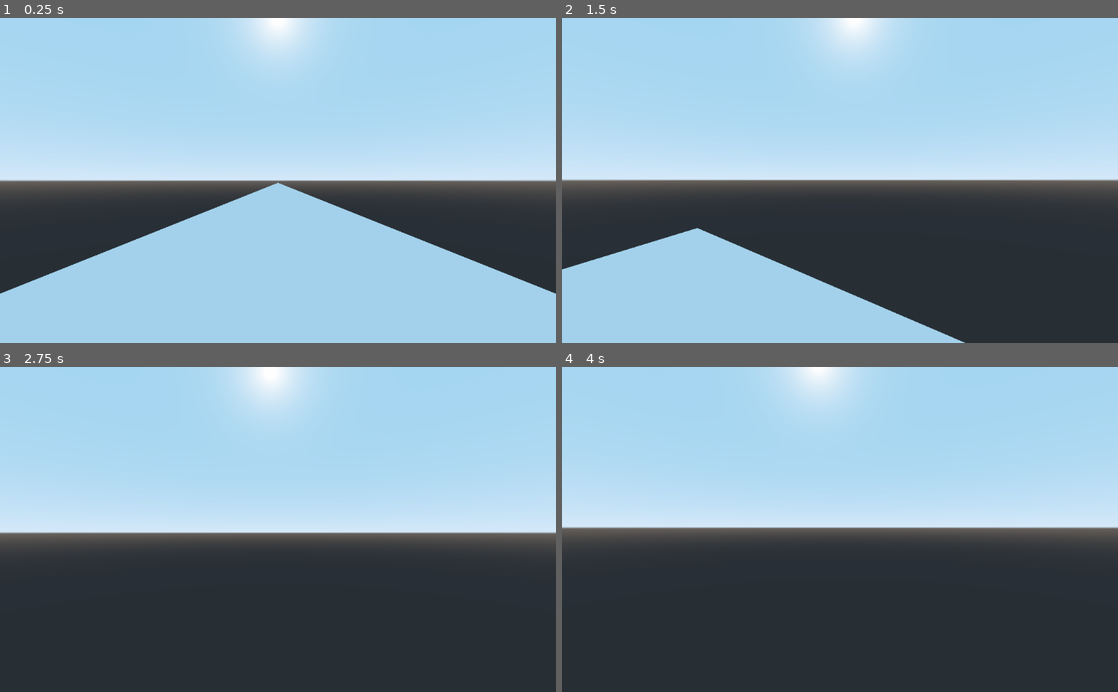
Above: before the commit, frames 1-4 (two rows, left to right).
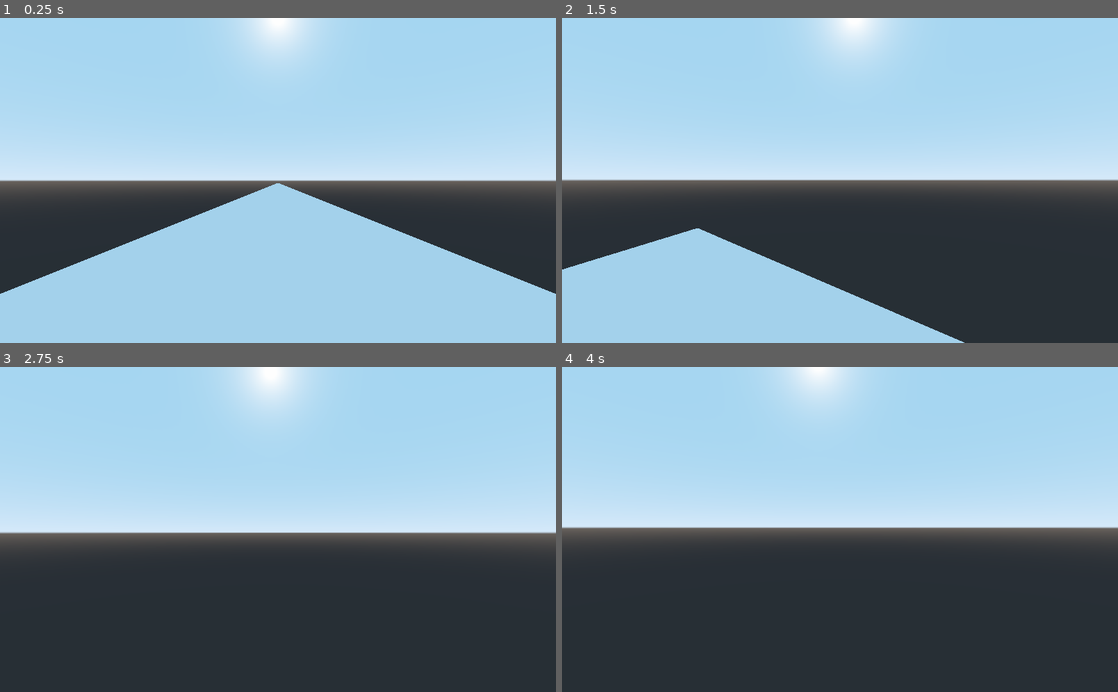
Above: after the commit, the same moments.

Repository: kb173/godot-volumetric-clouds
Game: Godot game, scene res://World.tscn
Same seed, same stepped clock (60 frames per second), same inputs: the game is played once before the commit and once after it.
Inputs (mouse positions are in pixels of both pictures, inside the frame that each line leads up to):
- Up to frame 1 (0.25 s): no input
- Up to frame 2 (1.5 s): tap Enter at 0.5 s; move the mouse to (867, 180) at 0.52 s; hold W (move_forward) from 0.53 s (still down); move the mouse to (812, 180) at 1.27 s
- Up to frame 3 (2.75 s): keep holding W (move_forward); tap Space at 2 s; move the mouse to (289, 523) at 2.02 s
- Up to frame 4 (4 s): keep holding W (move_forward); tap Enter at 2.75 s; move the mouse to (834, 536) at 2.77 s; tap Space at 3.5 s; move the mouse to (878, 532) at 3.52 s

The runs differ from the first frame. In frame 1, 0.2% of the frame differs, in the area x 0-100%, y 50-85%; in frame 2, 0.1%; in frame 3, less than 0.1%; in frame 4, less than 0.1%.

Commit message:
Switch to MeshInstance shader

Diff:
--- /dev/null
+++ b/CloudRenderer.gd
@@ -0,0 +1,9 @@
+extends MeshInstance
+
+
+onready var _camera = get_parent()
+
+
+func _process(delta: float) -> void:
+	get_surface_material(0).set_shader_param("global_transform", _camera.get_global_transform())
+	get_surface_material(0).set_shader_param("fov", _camera.fov)
--- a/MouseLookCamera.gd
+++ b/MouseLookCamera.gd
@@ -1,7 +1,7 @@
 extends Spatial
 
 
-onready var _head = get_node("Viewport/Head")
+onready var _head = get_node("Head")
 onready var _camera = _head.get_node("Camera")
 
 const MOUSE_SENSITIVITY = 0.07
--- a/RaymarchingCloudsCamera.shader
+++ b/RaymarchingCloudsCamera.shader
@@ -77,7 +77,7 @@
 	vec3 direction = get_ray_direction(1.0 / SCREEN_PIXEL_SIZE, UV);
 
 	// Draw the camera's view
-    COLOR = texture(camera_view, SCREEN_UV);
+    COLOR = texture(SCREEN_TEXTURE, SCREEN_UV);
 
 	// March forward
 	float distance_to_camera = 0.0f;
--- a/ScreenTexture.gd
+++ /dev/null
@@ -1,15 +0,0 @@
-extends ColorRect
-
-
-export(NodePath) var camera_path
-
-var _camera
-
-
-func _ready():
-	_camera = get_node(camera_path)
-
-
-func _process(delta: float) -> void:
-	material.set_shader_param("global_transform", _camera.get_global_transform())
-	material.set_shader_param("fov", _camera.fov)
--- a/World.tscn
+++ b/World.tscn
@@ -2,8 +2,7 @@
 
 [ext_resource path="res://addons/shader_procedural_textures/Worley_texture.tscn" type="PackedScene" id=1]
 [ext_resource path="res://MouseLookCamera.gd" type="Script" id=2]
-[ext_resource path="res://RaymarchingCloudsCamera.shader" type="Shader" id=3]
-[ext_resource path="res://ScreenTexture.gd" type="Script" id=4]
+[ext_resource path="res://CloudRenderer.gd" type="Script" id=3]
 
 [sub_resource type="ProceduralSky" id=1]
 
@@ -11,30 +10,142 @@
 background_mode = 2
 background_sky = SubResource( 1 )
 
-[sub_resource type="ViewportTexture" id=3]
-viewport_path = NodePath("CameraControl/Viewport")
+[sub_resource type="QuadMesh" id=3]
+size = Vector2( 2, 2 )
 
-[sub_resource type="ViewportTexture" id=4]
+[sub_resource type="Shader" id=4]
+code = "shader_type spatial;
+render_mode unshaded;
+
+uniform sampler2D camera_view;
+uniform sampler2D worley;
+
+uniform float worley_uv_scale = 0.0001;
+uniform float depth = 128.0;
+
+uniform int num_steps = 1024;
+uniform float step_length = 10.0;
+
+uniform mat4 global_transform;
+
+varying vec3 offset;
+varying vec3 vertex_pos;
+varying vec3 start_direction;
+varying mat4 CAMERA;
+
+uniform float fov;
+uniform vec3 front = vec3(1.0, 0.0, 0.0);
+uniform vec3 up = vec3(0.0, 1.0, 0.0);
+
+uniform float cloud_begin = 2000.0;
+uniform float cloud_end = 5000.0;
+
+vec4 texture3d(sampler2D p_texture, vec3 p_uvw) {
+	vec3 mod_uvw = mod(p_uvw  * worley_uv_scale + offset, 1.0);
+
+	float fd = mod_uvw.z * depth;
+	float fz = floor(fd);
+
+	vec2 uv1 = vec2(mod_uvw.x, (mod_uvw.y + fz) / depth);
+	vec2 uv2 = vec2(mod_uvw.x, mod((mod_uvw.y + fz + 1.0) / depth, 1.0));
+
+	vec4 col1 = texture(p_texture, uv1);
+	vec4 col2 = texture(p_texture, uv2);
+
+	return mix(col1, col2, fd - fz);
+}
+
+float cloud_density(vec3 p_pos) {
+	vec4 density_in_texture = texture3d(worley, p_pos);
+
+	// join our octaves
+	float value = density_in_texture.r + (0.5 * density_in_texture.g) + (0.25 * density_in_texture.b);
+
+	// inverse and clamp
+	value = clamp(1.0 - value, 0.0, 1.0);
+
+	return value;
+}
+
+// Adapted from https://github.com/PLUkraine/raymarching-godot
+vec3 get_ray_direction(vec2 resolution, vec2 uv)
+{
+	float aspect = resolution.x / resolution.y;
+	float fov2 = radians(fov) / 2.0;
+
+	// convert coordinates from [0, 1] to [-1, 1]
+	// and invert y axis to flow from bottom to top
+	vec2 screenCoord = (uv - 0.5) * 2.0;
+	screenCoord.x *= aspect;
+	screenCoord.y = -screenCoord.y;
+
+	vec2 offsets = screenCoord * tan(fov2);
+
+	vec3 rayFront = -normalize(global_transform[2].xyz);
+	vec3 rayRight = normalize(cross(rayFront, normalize(global_transform[1].xyz)));
+	vec3 rayUp = cross(rayRight, rayFront);
+	vec3 rayDir = rayFront + rayRight * offsets.x + rayUp * offsets.y;
+
+	return normalize(rayDir);
+}
+
+void vertex() {
+	POSITION = vec4(VERTEX, 1.0);
+	CAMERA = CAMERA_MATRIX;
+}
+
+void fragment() {
+	float screen_depth = texture(DEPTH_TEXTURE, SCREEN_UV).x;
+	vec3 ndc = vec3(SCREEN_UV, screen_depth) * 2.0 - 1.0;
+	vec4 view = INV_PROJECTION_MATRIX * vec4(ndc, 1.0);
+	view.xyz /= view.w;
+	float linear_depth = -view.z;
+
+	vec4 world = CAMERA * INV_PROJECTION_MATRIX * vec4(ndc, 1.0);
+	vec3 world_position = world.xyz / world.w;
+
+	vec3 start_position = CAMERA[3].xyz * step_length;
+	vec3 direction = get_ray_direction(vec2(1024.0, 600.0), UV);
+
+	// March forward
+	float distance_to_camera = 0.0f;
+	vec3 cloud_color = vec3(1.0, 1.0, 1.0);
+	float cloud_alpha = 0.0f;
+
+	for (int i = 0; i < num_steps; i++) {
+		vec3 position = (start_position + distance_to_camera * direction);
+		distance_to_camera += step_length;
+
+		if (position.y < cloud_begin || position.y > cloud_end) { continue; }
+
+		float density = cloud_density(position) * (1.0 + -cos(((position.y - (cloud_begin)) / (cloud_end - cloud_begin)) * 6.2831853)) / 2.0;
+
+		cloud_alpha += density * 0.005;
+	}
+
+	ALBEDO = cloud_color;
+	ALPHA = cloud_alpha;
+}"
+
+[sub_resource type="ViewportTexture" id=5]
 viewport_path = NodePath("Worley_texture")
 
-[sub_resource type="ShaderMaterial" id=5]
+[sub_resource type="ShaderMaterial" id=6]
 resource_local_to_scene = true
-shader = ExtResource( 3 )
+shader = SubResource( 4 )
 shader_param/worley_uv_scale = 0.0001
 shader_param/depth = 128.0
 shader_param/num_steps = 1024
 shader_param/step_length = 10.0
 shader_param/global_transform = null
-shader_param/fov = 45.0
-shader_param/cameraPos = Vector3( -5, 0, 0 )
+shader_param/fov = null
 shader_param/front = Vector3( 1, 0, 0 )
 shader_param/up = Vector3( 0, 1, 0 )
 shader_param/cloud_begin = 2000.0
 shader_param/cloud_end = 5000.0
-shader_param/camera_view = SubResource( 3 )
-shader_param/worley = SubResource( 4 )
+shader_param/worley = SubResource( 5 )
 
-[sub_resource type="PrismMesh" id=6]
+[sub_resource type="PrismMesh" id=9]
 size = Vector3( 500, 100, 200 )
 
 [node name="World" type="Spatial"]
@@ -49,25 +160,18 @@
 [node name="CameraControl" type="Spatial" parent="."]
 script = ExtResource( 2 )
 
-[node name="Viewport" type="Viewport" parent="CameraControl"]
-size = Vector2( 1024, 600 )
-render_target_update_mode = 3
+[node name="Head" type="Spatial" parent="CameraControl"]
 
-[node name="Head" type="Spatial" parent="CameraControl/Viewport"]
-
-[node name="Camera" type="Camera" parent="CameraControl/Viewport/Head"]
+[node name="Camera" type="Camera" parent="CameraControl/Head"]
 current = true
 far = 500.0
 
-[node name="ScreenTexture" type="ColorRect" parent="."]
-material = SubResource( 5 )
-anchor_right = 1.0
-anchor_bottom = 1.0
-mouse_filter = 2
-script = ExtResource( 4 )
-camera_path = NodePath("../CameraControl/Viewport/Head/Camera")
+[node name="CloudRenderer" type="MeshInstance" parent="CameraControl/Head/Camera"]
+mesh = SubResource( 3 )
+material/0 = SubResource( 6 )
+script = ExtResource( 3 )
 
 [node name="MeshInstance" type="MeshInstance" parent="."]
 transform = Transform( 1, 0, 0, 0, 1, 0, 0, 0, 1, 0, -51, 0 )
-mesh = SubResource( 6 )
+mesh = SubResource( 9 )
 material/0 = null
